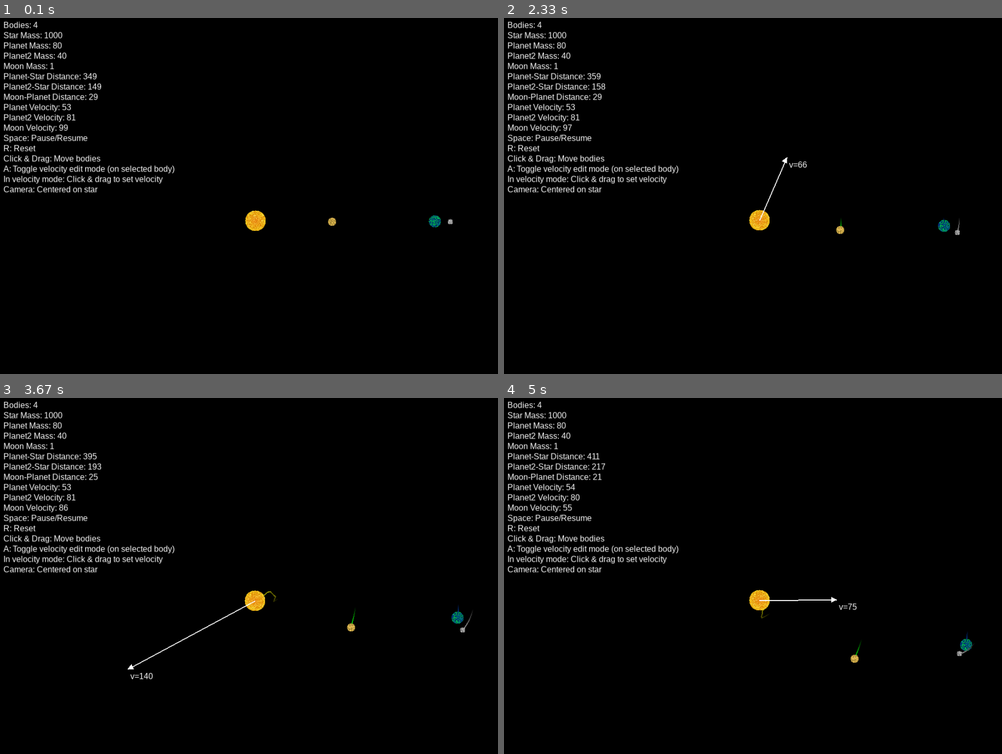
Above: before the commit, frames 1-4 (two rows, left to right).
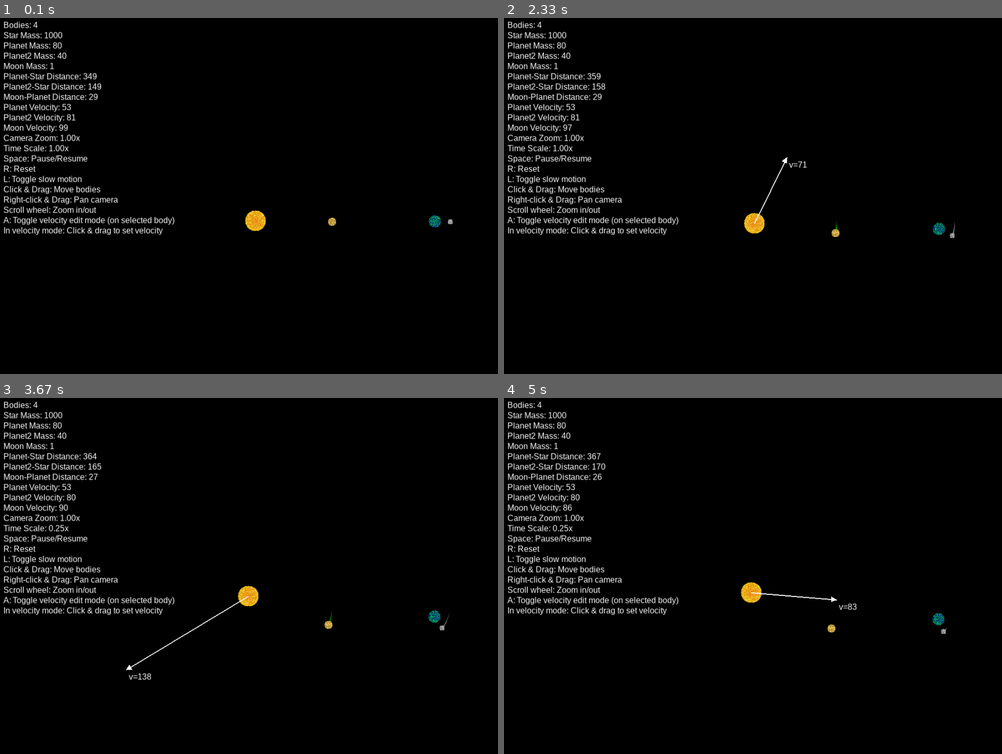
Above: after the commit, the same moments.

Repository: spacemane64/gravity_sim
Game: pygame game, started from gravity_sim.py
Same seed, same stepped clock (60 frames per second), same inputs: the game is played once before the commit and once after it.
Inputs (mouse positions are in pixels of both pictures, inside the frame that each line leads up to):
- Up to frame 1 (0.1 s): no input
- Up to frame 2 (2.33 s): click (757, 220) at 0.38 s; tap A at 0.67 s; press the mouse at (757, 220) at 1.03 s; move the mouse to (723, 178) at 1.13 s; release the mouse at (688, 135) at 1.27 s; hold R 1.33-1.8 s; move the mouse to (713, 363) at 1.37 s; press the mouse at (757, 220) at 1.87 s; move the mouse to (698, 256) at 1.97 s; release the mouse at (638, 292) at 2.1 s; press the mouse at (757, 220) at 2.2 s; move the mouse to (787, 156) at 2.3 s
- Up to frame 3 (3.67 s): release the mouse at (308, 476) at 2.43 s; right-click (159, 501) at 2.55 s; press the mouse at (159, 501) at 2.87 s; move the mouse to (114, 622) at 2.97 s; release the mouse at (74, 743) at 3.1 s; hold L 3.17-3.63 s; click (129, 668) at 3.25 s
- Up to frame 4 (5 s): press the mouse at (663, 501) at 3.7 s; move the mouse to (728, 494) at 3.8 s; release the mouse at (792, 487) at 3.93 s; press the mouse at (663, 501) at 4.03 s; move the mouse to (757, 494) at 4.13 s; release the mouse at (852, 483) at 4.27 s; press the mouse at (663, 501) at 4.37 s; move the mouse to (628, 490) at 4.47 s; release the mouse at (598, 479) at 4.6 s; press the mouse at (663, 501) at 4.7 s; move the mouse to (748, 551) at 4.8 s; release the mouse at (837, 600) at 4.93 s

The runs differ from the first frame. In frame 1, 2.5% of the frame differs, in the area x 0-36%, y 32-62%; in frame 2, 3.1%; in frame 3, 3.4%, in the area x 0-95%, y 15-80%; in frame 4, 3.3%.

Commit message:
gravity simulation

Diff:
--- a/gravity_sim.py
+++ b/gravity_sim.py
@@ -2,6 +2,29 @@
 import math
 import numpy as np
 import random
+
+# Helper functions for coordinate conversion
+def world_to_screen(world_pos, camera_offset, zoom):
+    """Convert world coordinates to screen coordinates based on camera offset and zoom"""
+    if isinstance(world_pos, tuple) or isinstance(world_pos, list):
+        world_pos = np.array(world_pos, dtype=float)
+
+    # Adjust for camera offset, then scale by zoom
+    screen_x = int((world_pos[0] - camera_offset[0]) * zoom)
+    screen_y = int((world_pos[1] - camera_offset[1]) * zoom)
+
+    return (screen_x, screen_y)
+
+def screen_to_world(screen_pos, camera_offset, zoom):
+    """Convert screen coordinates to world coordinates based on camera offset and zoom"""
+    if isinstance(screen_pos, tuple) or isinstance(screen_pos, list):
+        screen_pos = np.array(screen_pos, dtype=float)
+
+    # First scale by inverse zoom, then adjust for camera offset
+    world_x = screen_pos[0] / zoom + camera_offset[0]
+    world_y = screen_pos[1] / zoom + camera_offset[1]
+
+    return np.array([world_x, world_y], dtype=float)
 
 # Initialize pygame
 pygame.init()
@@ -393,14 +416,17 @@
 velocity_edit_start = None
 running = True
 
-# Camera offset (will be updated to center on star)
+# Camera settings
 camera_offset = np.array([0, 0], dtype=float)
+camera_zoom = 1.0
+camera_dragging = False
+camera_drag_start = None
+
+# Time control
+time_scale = 1.0  # Normal speed
+slow_time = False
 
 while running:
-    # Update camera to center on star
-    target_center = np.array([width/2, height/2], dtype=float)
-    camera_offset = star.position - target_center
-
     # Handle events
     for event in pygame.event.get():
         if event.type == pygame.QUIT:
@@ -414,6 +440,12 @@
             elif event.key == pygame.K_r:
                 # Reset simulation
                 reset_simulation()
+                # Reset camera settings when simulation resets
+                camera_offset = np.array([0, 0], dtype=float)
+                camera_zoom = 1.0
+                # Reset time scale
+                time_scale = 1.0
+                slow_time = False
 
             elif event.key == pygame.K_a:
                 # Toggle velocity edit mode for the selected body
@@ -422,72 +454,110 @@
                     velocity_edit_mode = selected_body.velocity_edit_mode
                     velocity_edit_start = None
 
+            elif event.key == pygame.K_l:
+                # Toggle slow time
+                slow_time = not slow_time
+                if slow_time:
+                    time_scale = 0.25  # 25% of normal speed (75% reduction)
+                else:
+                    time_scale = 1.0  # Normal speed
+
         elif event.type == pygame.MOUSEBUTTONDOWN:
-            # Check if in velocity edit mode
-            if velocity_edit_mode and selected_body:
-                # Start velocity edit from clicked position
+            # Right mouse button for camera panning
+            if event.button == 3:  # Right click
+                camera_dragging = True
+                camera_drag_start = pygame.mouse.get_pos()
+            # Mouse wheel for zooming
+            elif event.button == 4:  # Scroll up
+                camera_zoom *= 1.1  # Zoom in
+            elif event.button == 5:  # Scroll down
+                camera_zoom *= 0.9  # Zoom out
+                if camera_zoom < 0.1:  # Limit minimum zoom
+                    camera_zoom = 0.1
+            # Left click for body selection and interaction
+            elif event.button == 1:  # Left click
+                # Check if in velocity edit mode
+                if velocity_edit_mode and selected_body:
+                    # Start velocity edit from clicked position
+                    mouse_pos = pygame.mouse.get_pos()
+                    # Convert screen position to world position
+                    world_pos = screen_to_world(mouse_pos, camera_offset, camera_zoom)
+                    velocity_edit_start = world_pos
+                else:
+                    # Check if a body was clicked
+                    mouse_pos = pygame.mouse.get_pos()
+                    # Convert screen position to world position
+                    world_pos = screen_to_world(mouse_pos, camera_offset, camera_zoom)
+
+                    for body in bodies:
+                        # Calculate distance to the body
+                        distance = math.sqrt((body.position[0] - world_pos[0])**2 +
+                                         (body.position[1] - world_pos[1])**2)
+                        if distance <= body.radius:
+                            dragging_body = body
+                            selected_body = body
+                            body.being_dragged = True
+                            break
+
+        elif event.type == pygame.MOUSEBUTTONUP:
+            # End camera dragging
+            if event.button == 3:  # Right click
+                camera_dragging = False
+                camera_drag_start = None
+            # End body interaction
+            elif event.button == 1:  # Left click
+                # If in velocity edit mode, set the new velocity
+                if velocity_edit_mode and selected_body and velocity_edit_start is not None:
+                    mouse_pos = pygame.mouse.get_pos()
+                    # Convert screen position to world position
+                    world_pos = screen_to_world(mouse_pos, camera_offset, camera_zoom)
+
+                    # Calculate new velocity from the drag vector
+                    new_velocity = (world_pos - selected_body.position) / 2.0
+                    selected_body.velocity = new_velocity
+
+                    velocity_edit_start = None
+
+                # End dragging
+                if dragging_body:
+                    dragging_body.being_dragged = False
+                    dragging_body = None
+
+        elif event.type == pygame.MOUSEMOTION:
+            # Camera panning
+            if camera_dragging and camera_drag_start:
+                current_pos = pygame.mouse.get_pos()
+                # Calculate the difference and scale by zoom (since we need to move more when zoomed in)
+                dx = (camera_drag_start[0] - current_pos[0]) / camera_zoom
+                dy = (camera_drag_start[1] - current_pos[1]) / camera_zoom
+                camera_offset += np.array([dx, dy], dtype=float)
+                camera_drag_start = current_pos
+            # Preview velocity in edit mode
+            elif velocity_edit_mode and selected_body and velocity_edit_start is not None:
                 mouse_pos = pygame.mouse.get_pos()
-                # Adjust mouse position by camera offset
-                adjusted_mouse_pos = np.array([mouse_pos[0], mouse_pos[1]], dtype=float) + camera_offset
-                velocity_edit_start = adjusted_mouse_pos
-            else:
-                # Check if a body was clicked
-                mouse_pos = pygame.mouse.get_pos()
-                # Adjust mouse position by camera offset
-                adjusted_mouse_pos = np.array([mouse_pos[0], mouse_pos[1]], dtype=float) + camera_offset
-
-                for body in bodies:
-                    # Calculate distance to the body using camera-adjusted coordinates
-                    distance = math.sqrt((body.position[0] - adjusted_mouse_pos[0])**2 +
-                                      (body.position[1] - adjusted_mouse_pos[1])**2)
-                    if distance <= body.radius:
-                        dragging_body = body
-                        selected_body = body
-                        body.being_dragged = True
-                        break
-
-        elif event.type == pygame.MOUSEBUTTONUP:
-            # If in velocity edit mode, set the new velocity
-            if velocity_edit_mode and selected_body and velocity_edit_start is not None:
-                mouse_pos = pygame.mouse.get_pos()
-                # Adjust mouse position by camera offset
-                adjusted_mouse_pos = np.array([mouse_pos[0], mouse_pos[1]], dtype=float) + camera_offset
-
-                # Calculate new velocity from the drag vector
-                new_velocity = (adjusted_mouse_pos - selected_body.position) / 2.0
+                # Convert screen position to world position
+                world_pos = screen_to_world(mouse_pos, camera_offset, camera_zoom)
+
+                # Preview new velocity
+                new_velocity = (world_pos - selected_body.position) / 2.0
                 selected_body.velocity = new_velocity
 
-                velocity_edit_start = None
-
-            # End dragging
-            if dragging_body:
-                dragging_body.being_dragged = False
-                dragging_body = None
-
-        elif event.type == pygame.MOUSEMOTION:
-            # Preview velocity in edit mode
-            if velocity_edit_mode and selected_body and velocity_edit_start is not None:
-                mouse_pos = pygame.mouse.get_pos()
-                # Adjust mouse position by camera offset
-                adjusted_mouse_pos = np.array([mouse_pos[0], mouse_pos[1]], dtype=float) + camera_offset
-
-                # Preview new velocity
-                new_velocity = (adjusted_mouse_pos - selected_body.position) / 2.0
-                selected_body.velocity = new_velocity
-
-            # Regular dragging
+            # Regular dragging of bodies
             elif dragging_body:
                 # Update body position to mouse position
                 mouse_pos = pygame.mouse.get_pos()
-                # Adjust mouse position by camera offset
-                adjusted_mouse_pos = np.array([mouse_pos[0], mouse_pos[1]], dtype=float) + camera_offset
-                dragging_body.position = adjusted_mouse_pos
+                # Convert screen position to world position
+                world_pos = screen_to_world(mouse_pos, camera_offset, camera_zoom)
+                dragging_body.position = world_pos
 
                 # When dragging, reset the body's trail
                 dragging_body.trail = []
 
     # Update physics (unless paused)
     if not paused:
+        # Apply time scale to dt
+        effective_dt = dt * time_scale
+
         # For more accurate simulation, we calculate forces first then apply them
         forces = {}
         for i, body1 in enumerate(bodies):
@@ -501,18 +571,15 @@
         # Apply forces and update positions
         for body in bodies:
             if body in forces:
-                body.apply_force(forces[body], dt)
-            body.update_position(dt)
+                body.apply_force(forces[body], effective_dt)
+            body.update_position(effective_dt)
 
     # Clear screen
     screen.fill(BLACK)
 
-    # Draw bodies with camera offset
+    # Draw bodies with camera offset and zoom
     for body in bodies:
-        # Calculate position adjusted for camera
-        adjusted_position = body.position - camera_offset
-
-        # Draw trail with camera offset
+        # Draw trail with camera offset and zoom
         if len(body.trail) > 1:
             for i in range(1, len(body.trail)):
                 # Fade the trail from the body color to black
@@ -523,64 +590,70 @@
                     int(body.color[2] * alpha)
                 )
                 # Get trail points adjusted for camera
-                point1 = (int(body.trail[i-1][0] - camera_offset[0]),
-                          int(body.trail[i-1][1] - camera_offset[1]))
-                point2 = (int(body.trail[i][0] - camera_offset[0]),
-                          int(body.trail[i][1] - camera_offset[1]))
+                point1 = world_to_screen((body.trail[i-1][0], body.trail[i-1][1]), camera_offset, camera_zoom)
+                point2 = world_to_screen((body.trail[i][0], body.trail[i][1]), camera_offset, camera_zoom)
                 pygame.draw.line(screen, trail_color, point1, point2, 2)
 
+        # Calculate position adjusted for camera and zoom
+        screen_pos = world_to_screen(body.position, camera_offset, camera_zoom)
+
+        # Scale the radius by zoom
+        screen_radius = int(body.radius * camera_zoom)
+
         # Draw the body
-        position = (int(adjusted_position[0]), int(adjusted_position[1]))
-
         if body.texture is not None:
-            # Draw the textured planet
-            screen.blit(body.texture,
-                      (position[0] - body.radius, position[1] - body.radius))
+            # Scale texture based on zoom
+            scaled_size = int(body.radius * 2 * camera_zoom)
+            if scaled_size < 1:  # Ensure minimum size
+                scaled_size = 1
+
+            scaled_texture = pygame.transform.scale(body.texture, (scaled_size, scaled_size))
+            screen.blit(scaled_texture,
+                      (screen_pos[0] - scaled_size//2, screen_pos[1] - scaled_size//2))
         else:
             # Draw regular planet
-            pygame.draw.circle(screen, body.color, position, body.radius)
+            pygame.draw.circle(screen, body.color, screen_pos, screen_radius)
 
         # Draw velocity arrow when in velocity edit mode
         if body.velocity_edit_mode:
             # Scale factor to make arrow visible
             scale = 2.0
-            # Calculate arrow end point adjusted for camera
+            # Calculate arrow end point in world space
             arrow_end = body.position + body.velocity * scale
-            arrow_end_adjusted = arrow_end - camera_offset
+            # Convert to screen space
+            arrow_end_screen = world_to_screen(arrow_end, camera_offset, camera_zoom)
 
             # Draw the line
-            pygame.draw.line(screen, WHITE,
-                           position,
-                           (int(arrow_end_adjusted[0]), int(arrow_end_adjusted[1])), 2)
+            pygame.draw.line(screen, WHITE, screen_pos, arrow_end_screen, 2)
 
             # Draw arrowhead
             if np.linalg.norm(body.velocity) > 0:
                 # Calculate direction
                 direction = body.velocity / np.linalg.norm(body.velocity)
-                # Arrow head size
-                head_size = 10
+                # Arrow head size scaled with zoom
+                head_size = 10 * camera_zoom
                 # Calculate perpendicular vectors
                 perpendicular = np.array([-direction[1], direction[0]])
 
-                # Calculate arrowhead points
-                point1 = arrow_end - direction * head_size + perpendicular * head_size/2
-                point2 = arrow_end - direction * head_size - perpendicular * head_size/2
-
-                # Adjust for camera
-                point1_adjusted = point1 - camera_offset
-                point2_adjusted = point2 - camera_offset
+                # Calculate arrowhead points in world space
+                point1 = arrow_end - direction * head_size/camera_zoom + perpendicular * head_size/(2*camera_zoom)
+                point2 = arrow_end - direction * head_size/camera_zoom - perpendicular * head_size/(2*camera_zoom)
+
+                # Convert to screen space
+                point1_screen = world_to_screen(point1, camera_offset, camera_zoom)
+                point2_screen = world_to_screen(point2, camera_offset, camera_zoom)
 
                 # Draw arrowhead
                 pygame.draw.polygon(screen, WHITE, [
-                    (int(arrow_end_adjusted[0]), int(arrow_end_adjusted[1])),
-                    (int(point1_adjusted[0]), int(point1_adjusted[1])),
-                    (int(point2_adjusted[0]), int(point2_adjusted[1]))
+                    arrow_end_screen,
+                    point1_screen,
+                    point2_screen
                 ])
 
             # Draw velocity magnitude text
             vel_magnitude = np.linalg.norm(body.velocity)
             vel_text = font.render(f"v={int(vel_magnitude)}", True, WHITE)
-            screen.blit(vel_text, (int(arrow_end_adjusted[0]) + 5, int(arrow_end_adjusted[1]) + 5))
+            screen.blit(vel_text, (arrow_end_screen[0] + 5, arrow_end_screen[1] + 5))
 
     # Display info
     info_text = [
@@ -595,12 +668,16 @@
         f"Planet Velocity: {int(np.linalg.norm(planet.velocity))}",
         f"Planet2 Velocity: {int(np.linalg.norm(planet2.velocity))}",
         f"Moon Velocity: {int(np.linalg.norm(moon.velocity))}",
+        f"Camera Zoom: {camera_zoom:.2f}x",
+        f"Time Scale: {time_scale:.2f}x",
         "Space: Pause/Resume",
         "R: Reset",
+        "L: Toggle slow motion",
         "Click & Drag: Move bodies",
+        "Right-click & Drag: Pan camera",
+        "Scroll wheel: Zoom in/out",
         "A: Toggle velocity edit mode (on selected body)",
-        "In velocity mode: Click & drag to set velocity",
-        "Camera: Centered on star"
+        "In velocity mode: Click & drag to set velocity"
     ]
 
     for i, text in enumerate(info_text):
